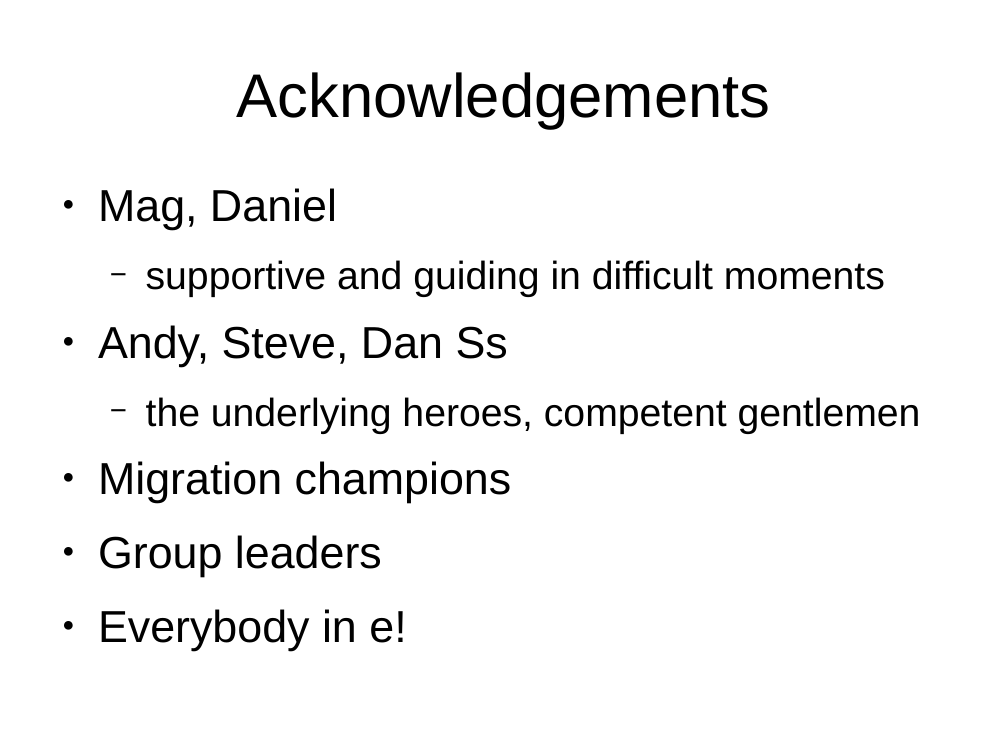
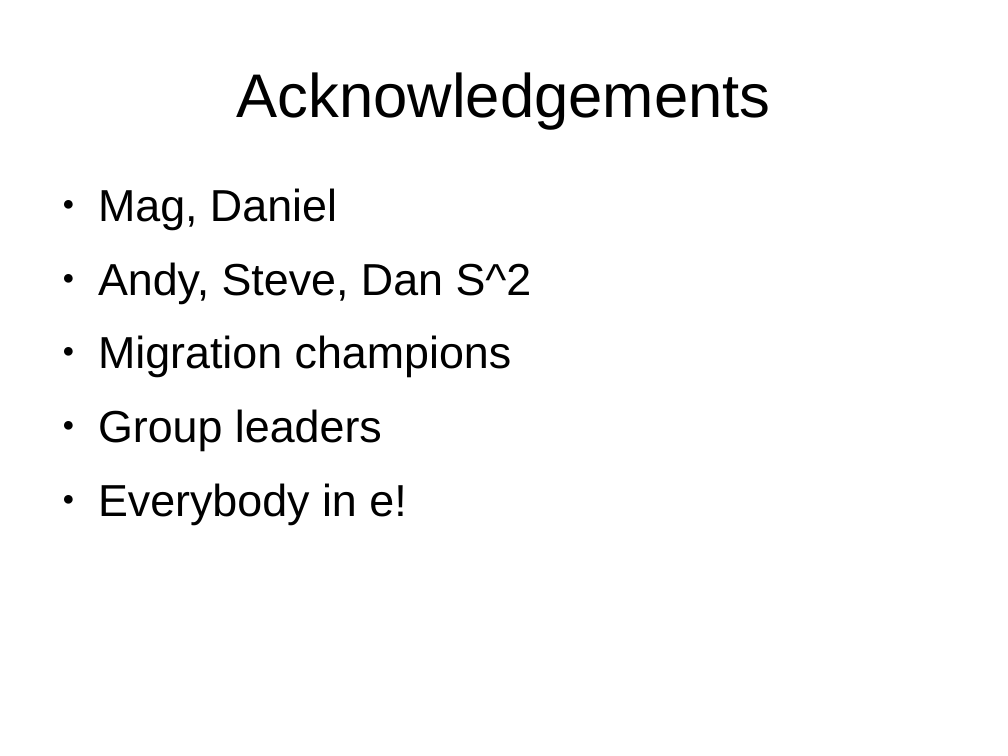
Before and after one commit to avullo/ensembl-migration-pm, a slide deck: slide 35 of data-review-10-16/talk.odp (slide 34 before the commit). Drawn at 1008x756 pixels with LibreOffice and Linux fonts; fonts in the diff are those of the drawing; background and template pictures are left out. Boxes give left, top, right and bottom in pixels: in the first picture for what was removed or moved away, otherwise in the second. Text is boxed around its words. In the diff, an @@ line names an element or a change of style, - is before the commit and + after.

Commit message:
Updates plus data review slides and Andy's presentation.

```diff
--- a/data-review-10-16/talk.odp
+++ b/data-review-10-16/talk.odp
@@ text at [98,262,532,304]: text changed; size 28 to 32 pt @@
-  − supportive and guiding in difficult moments
-● Andy, Steve, Dan Ss
-  − the underlying heroes, competent gentlemen
+● Andy, Steve, Dan S^2
```
Also in this commit, not shown: 7 other slides changed, 1 slide added, 7 other files.
